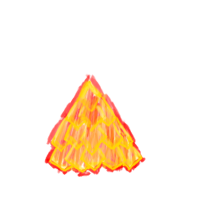
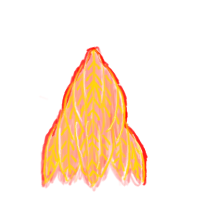
Revision of a layered 200×200 image; what changed, layer by layer:
added layer "sunfeathers light" above "sunfeathers glow 2" over box(43, 48, 144, 184)
added layer "sunfeathers color" above "sunfeathers glow" over box(42, 47, 146, 189)
added layer "sunfeathers glow" above "sunscale light" over box(39, 46, 148, 192)
hid "sunscale light" over box(48, 81, 143, 164)
hid "sunscale color" over box(48, 78, 143, 174)
hid "sunscale glow" over box(44, 73, 146, 177)
